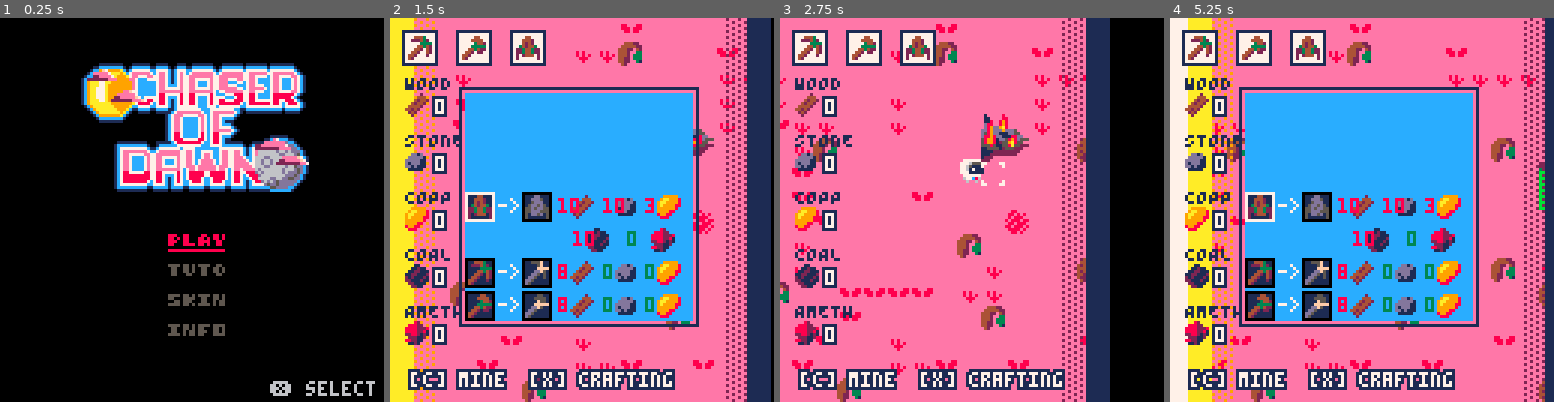
Above: before the commit, frames 1-4 (left to right).
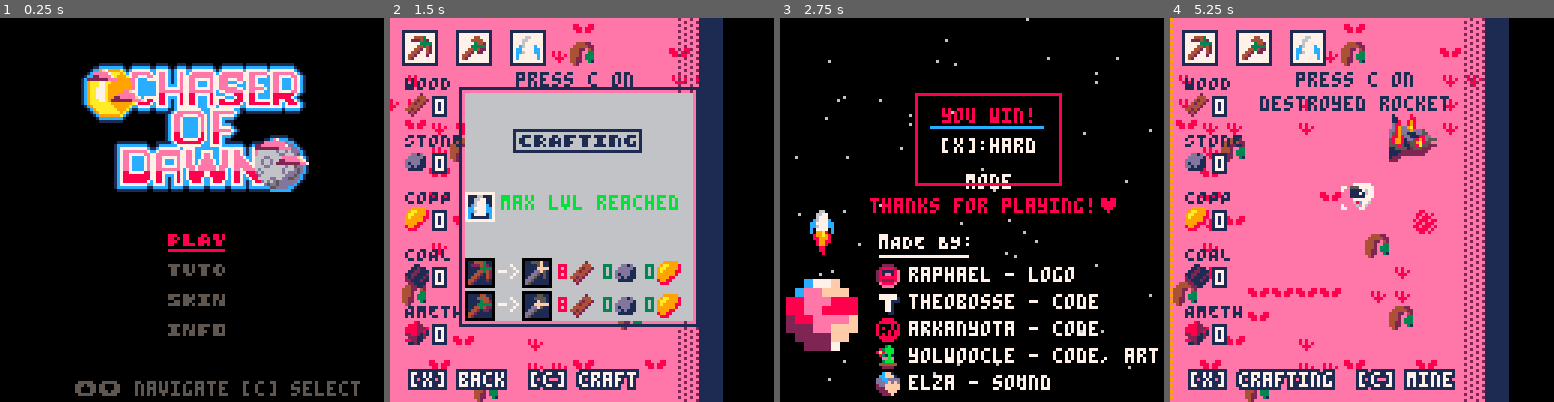
Above: after the commit, the same moments.

Repository: ARKANYOTA/ludumdare47
Game: PICO-8 cartridge arkanv1.p8
The game is run twice, just before and just after one commit, with the same random seed, the same clock (stepped at 60 frames per second) and the same inputs.
Inputs (mouse positions are in pixels of both pictures, inside the frame that each line leads up to):
- Up to frame 1 (0.25 s): no input
- Up to frame 2 (1.5 s): tap X (X key) at 0.33, 1.07 s; click (670, 121) at 0.67 s; tap O (Z key) at 0.7 s; click (436, 267) at 1.22 s
- Up to frame 3 (2.75 s): hold Right 1.6-2.1 s; tap O (Z key) at 1.7, 2.1, 2.5 s; click (887, 114) at 1.77 s; tap X (X key) at 1.85 s; hold Up 2.15-2.42 s; click (952, 259) at 2.32 s; hold Right from 2.47 s (still down)
- Up to frame 4 (5.25 s): click (1404, 106) at 2.87 s; tap O (Z key) every 0.4 s from 2.9 to 4.9 s; tap X (X key) at 2.97, 4.08, 5.2 s; release Right at 3.03 s; hold Left 3.08-3.58 s; click (1465, 256) at 3.42 s; hold Down 3.63-3.97 s; click (1231, 102) at 3.97 s; hold Right 4.02-4.68 s; click (1292, 248) at 4.52 s; hold Up 4.73-5.03 s; click (1354, 94) at 5.07 s; hold Left from 5.08 s (still down)

The runs differ from the first frame. In frame 1, 1.5% of the frame differs, in the area x 19-98%, y 94-99%; in frame 2, 61%; in frame 3, 85%, in the area x 0-99%, y 0-100%; in frame 4, 69%.

Commit message:
sounds

Diff:
--- a/arkanv1.p8
+++ b/arkanv1.p8
@@ -17,8 +17,8 @@
 --pos
 cux=0
 cuy=0
-x = 64
-y = 63
+x = 80
+y = 40
 rot=2
 sprt=1
 mt=0
@@ -45,13 +45,15 @@
 p=1
 --hache(axe)
 a=1
-f=1
+f=5
 pmax = 3
 amax = 3
 fmax = 4
 inv={w=0,s=0,i=0,c=0,m=0}
 open=false
 mine=0
+
+stars={}
 --requied item
 req={
 	p={
@@ -79,6 +81,11 @@
 --init update
 function _init()
  poke(0x5f2d,1)
+ --stars
+ nbstars=rnd(30)+50
+ for i=0,nbstars do
+ 	add(stars,{x=rnd(147),y=rnd(127)})
+ end
 end
 
 function _update60()
@@ -100,11 +107,11 @@
 		block=mget(cux\8,cuy\8)
 		if mt>0 then
 		 if clock%10==0 then
-		 	if(block==80)sfx(8)
-		 	if(block==81)sfx(8)
-		 	if(block==82)sfx(8)
-		 	if(block==83)sfx(8)
-		 	if(block==84)sfx(8)
+		 	if(block==80)sfx(rnd({6,8}))
+		 	if(block==81)sfx(rnd({4,6}))
+		 	if(block==82)sfx(rnd({4,6}))
+		 	if(block==83)sfx(rnd({4,6}))
+		 	if(block==84)sfx(rnd({4,6}))
 		 end
 		end
 
@@ -128,7 +135,7 @@
 			end
 		end
 
-  --hot and cold zones
+		--hot and cold zones
 		if clock%10==0 then
 			safex+=1
 		end
@@ -215,6 +222,7 @@
 		if btn(🅾️) and
 		f==5 then
 			if isfuse(mat) then
+					sfx(10)
 			  finish=true
 			end
 	 end
@@ -246,26 +254,37 @@
   else
     fc-=0.4
   end
-  spr(104,cx+10,fc)
-  sspr(120,56,8,8,cx+2,cy+87,24,24)
+
+		--win stars
+		for s in all(stars) do
+			pset(s.x+cx,s.y,6)
+		end
+		--win rocket
+  spr(105,cx+10,fc)
+  spr(rnd({119,120,121}),cx+10,fc+7)
+  sspr(120,48,8,8,cx+2,cy+87,24,24)
   color(8)
   print("you win!",cx+54,cy+30)
+  print("")
+  print("thanks for playing!♥",30+cx,60)
   color(7)
-  print("press [x]",cx+52,cy+40)
-  rect(cx+45,cy+25,cx+93,cy+50,8)
+  print("[x]:hard",cx+54,cy+40)
+  print("")
+  print("  mode")
+  rect(cx+45,cy+25,cx+93,cy+55,8)
 	 rectfill(cx+50,cy+36,cx+87,cy+36,12)
 
 	 color(7)
- print("mADE BY:",33,72)
- line(33,79,62,79)
+ printui("mADE BY:",33,72)
+ line(33+cx,79,62+cx,79)
  for i=0,4 do
- 	spr(i+123,32,82+i*9)
+ 	spr(i+123,32+cx,82+i*9)
  end
- print("raphael - logo",43,83)
- print("theobosse - code",43,92)
- print("arkanyota - code",43,101)
- print("yolwoocle - code, art",43,110)
- print("elza - sound",43,119)
+ printui("raphael - logo",43,83)
+ printui("theobosse - code",43,92)
+ printui("arkanyota - code",43,101)
+ printui("yolwoocle - code, art",43,110)
+ printui("elza - sound",43,119)
 
 	 --restart
 	 if btn(❎) then
@@ -328,14 +347,15 @@
 		end
 
 		color(7)
-		textc="mine"
+		if(open)textc="craft";textx="back"
+		if(not open)textc="mine";textx="crafting"
 		for ix=-1,1 do
 			for iy=-1,1 do
 				color(1)
-				printui("[c] mine  [x] crafting",7+ix,118+iy,1)
+				printui("[x] "..textx.."  [c] "..textc,7+ix,118+iy,1)
 			end
 		end
-		printui("[c] mine  [x] crafting",7,118)
+		printui("[x] "..textx.."  [c] "..textc,7,118)
 		--inventory
 		--func invsee page 6
 		rect(4+cx,4,15+cx,15,1)
@@ -349,6 +369,11 @@
 		rect(51+cx,4,40+cx,15,1)
 		rectfill(50+cx,5,41+cx,14,7)
 		spr(100+f,42+cx,6)
+
+		if f==5 then
+		  printui("press c on",42,18,1)
+		  printui("destroyed rocket",30,26,1)
+		end
 
 		if open then invsee() end
 
@@ -504,17 +529,18 @@
 
 --detect if it's rocket
 function isfuse(mat)
-  for i=74,80 do
+		retu=false
+  for i=74,79 do
     if mat==i then
-      return true
+      retu= true
     end
   end
-  for i=90,96 do
+  for i=90,95 do
     if mat==i then
-      return true
+      retu= true
     end
   end
-  return false
+  return retu
 end
 
 -->8
@@ -527,9 +553,18 @@
 function upmenu()
 	--btn control
 
- if btnp(⬇️) and (not showcred)then intmenu +=1 end
- if btnp(⬆️) and (not showcred)then intmenu -=1 end
+ if btnp(⬇️) and (not showcred)
+ and (not tuto)then
+ 	intmenu +=1
+ 	sfx(1)
+ end
+ if btnp(⬆️) and (not showcred)
+ and (not tuto)then
+		intmenu -=1
+		sfx(1)
+	end
  if btnp(❎) or btnp(🅾️) then
+ 	sfx(3)
   if intmenu%4==0 then
   	if(not showtuto)menu=false
  		showtuto=false
@@ -544,8 +579,14 @@
  	end
  end
  if intmenu%4==2 then
-  if btnp(⬅️) then sp =(sp+1)%3 end
-  if btnp(➡️) then sp =(sp-1)%3 end
+  if btnp(⬅️) then
+  	sp =(sp+1)%3
+  	sfx(3)
+  end
+  if btnp(➡️)or btnp(🅾️)or btnp(❎) then
+  	sp =(sp-1)%3
+  	sfx(3)
+  end
 -- 	if btnp(⬅️) then sp =sp+1 end
 -- 	if btnp(➡️) then sp =sp-1 end
 	end
@@ -558,8 +599,8 @@
 function drmenu()
 	--logo
 	spr(166,23,10,10,6)
-
-	print("❎ select",90,121)
+	color(5)
+	print("⬆️⬇️ navigate [c] select",25,121)
 	--affiche
 	if intmenu%4==0 then
  	spr(131,56,70, 3,1)
@@ -589,8 +630,8 @@
 	 color(7)
 	 print("mADE BY:",3,72)
 	 line(3,80-1,32,80-1)
-	 for i=0,3 do
-	 	spr(i+124,3,90+i*9)
+	 for i=0,4 do
+	 	spr(i+123,3,82+i*9)
 	 end
 	 print("raphael - logo",14,83)
 	 print("theobosse - code",14,92)
@@ -609,25 +650,25 @@
  	print(" move",zx+0, zy+12)
  	--print("",zx+10, zy+20)
 
- 	print("[c] mine",zx+40, zy+2)
- 	print("[x] creating",zx+40, zy+10)
+ 	print("[c] mine/select",zx+40, zy+2)
+ 	print("[x] crafting",zx+40, zy+10)
  	print("your spaceship just crashed.",6,28)
  	print("")
  	print("repair your rocket and escape! ")
  	print(" ")
  	color(8)
  	print("but be careful, day and night")
- 	print("kills you.")
+ 	print("will kill you.")
  	color(7)
  	print(" ")
- 	print("you can do a rotation around")
- 	print("the planet. some items will")
- 	print("turn into others in the")
- 	print("sunlight.")
+ 	print("some items will turn into")
+ 	print("others in the sunlight.")
  	print("")
- 	print("❎ continue")
- 	print("  ")
- 	print("")
+ 	color(6)
+ 	print("[c] continue")
+ 	print(" ")
+ 	rectfill(48,92,80,124,14)
+ 	spr(74,56,100,2,2)
  end
 
 
@@ -719,7 +760,7 @@
 
 
 -->8
---hotbar
+--hotbar inventory
 function drawhotbar()
  for i=1,5 do
  	spr(95+i,cx+5,25+(i-1)*19)
@@ -758,15 +799,18 @@
 	end
 end
 
+--inventory
 function invsee()
 
 	rectfill(
 		cx+25,cy+25,
-		cx+100,cy+100,12)
+		cx+100,cy+100,6)
 	rect(
 		cx+23,cy+23,
 		cx+102,cy+102,1)
 
+	spr(114,43+cx,35,5,1)
+	rect(41+cx,37,83+cx,44,1)
 
 
 	 --fusee
@@ -936,9 +980,11 @@
     open=false
   end
   if btnp(⬆️) then
+  		sfx(1)
     sobj= (sobj-1)%3
   end
   if btnp(⬇️) then
+  		sfx(1)
     sobj= (sobj+1)%3
   end
 
@@ -949,6 +995,7 @@
  	 		 not (inv.w < req.f.w[f]) and
 	 	 	 not (inv.s < req.f.s[f]) and
  	  	 not (inv.i < req.f.i[f]) then
+ 			sfx(3)
  			inv.w -= req.f.w[f]
  			inv.s -= req.f.s[f]
  			inv.i -= req.f.i[f]
@@ -966,6 +1013,7 @@
  			inv.s -= req.p.s[p]
  			inv.i -= req.p.i[p]
  			p+=1
+ 			sfx(3)
  		end
  	end
 
@@ -978,6 +1026,7 @@
  			inv.s -= req.a.s[a]
  			inv.i -= req.a.i[a]
  			a+=1
+ 			sfx(3)
  		end
  	end
 
@@ -1192,22 +1371,35 @@
 4141414141404141424141414141414140414141414141414151414141414141414141514141414041414141414141414151414141414141414141414140404141414141414141414141414141404141414141414141414141414141404041414141414141414141414141414141414141424141414041414141414141414141
 4141414140414141424240414140414141414141414141414141414141414141414141404141414141414141414140414141414141414141414141404141414141414141414141414141414141414041414141414141534141414141404141414141414141414141414141414141414141414141404141414141414141414141
 4141414141415041414141414141414141414141414141414141414141414141414142424141414141414141414141414141414141414141414141404141414141414141414141414141414141414040414141414141414141414141414141414141415341414141414141414141414141414141414141414141414141414141
-…(19 lines of a section not shown)…
+0000000000000000000000000000000000000000000000000000000000000000000000000000000000000000000000000000000000000000000000000000000000000000000000000000000000000000000000000000000000000000000000000000000000000000000000000000000000000000000000000000000000000000
+0000000000000000000000000000000000000000000000000000000000000000000000000000000000000000000000000000000000000000000000000000000000000000000000000000000000000000000000000000000000000000000000000000000000000000000000000000000000000000000000000000000000000000
+0000000000000000000000000000000000000000000000000000000000000000000000000000000000000000000000000000000000000000000000000000000000000000000000000000000000000000000000000000000000000000000000000000000000000000000000000000000000000000000000000000000000000000
+0000000000000000000000000000000000000000000000000000000000000000000000000000000000000000000000000000000000000000000000000000000000000000000000000000000000000000000000000000000000000000000000000000000000000000000000000000000000000000000000000000000000000000
+0000000000000000000000000000000000000000000000000000000000000000000000000000000000000000000000000000000000000000000000000000000000000000000000000000000000000000000000000000000000000000000000000000000000000000000000000000000000000000000000000000000000000000
+0000000000000000000000000000000000000000000000000000000000000000000000000000000000000000000000000000000000000000000000000000000000000000000000000000000000000000000000000000000000000000000000000000000000000000000000000000000000000000000000000000000000000000
+0000000000000000000000000000000000000000000000000000000000000000000000000000000000000000000000000000000000000000000000000000000000000000000000000000000000000000000000000000000000000000000000000000000000000000000000000000000000000000000000000000000000000000
+0000000000000000000000000000000000000000000000000000000000000000000000000000000000000000000000000000000000000000000000000000000000000000000000000000000000000000000000000000000000000000000000000000000000000000000000000000000000000000000000000000000000000000
+0000000000000000000000000000000000000000000000000000000000000000000000000000000000000000000000000000000000000000000000000000000000000000000000000000000000000000000000000000000000000000000000000000000000000000000000000000000000000000000000000000000000000000
+0000000000000000000000000000000000000000000000000000000000000000000000000000000000000000000000000000000000000000000000000000000000000000000000000000000000000000000000000000000000000000000000000000000000000000000000000000000000000000000000000000000000000000
+0000000000000000000000000000000000000000000000000000000000000000000000000000000000000000000000000000000000000000000000000000000000000000000000000000000000000000000000000000000000000000000000000000000000000000000000000000000000000000000000000000000000000000
+000000000000004a4b0000000000000000000000000000000000000000000000000000000000000000000000000000000000000000000000000000000000000000000000000000000000000000000000000000000000000000000000000000000000000000000000000000000000000000000000000000000000000000000000
+000000000000005a5b0000000000000000000000000000000000000000000000000000000000000000000000000000000000000000000000000000000000000000000000000000000000000000000000000000000000000000000000000000000000000000000000000000000000000000000000000000000000000000000000
+…(19 lines of a section not shown)…
Not shown, changed: 146 lines of the sprite sheet (__gfx__) section of arkanv1.p8
Not shown, changed: the thumbnail (__label__) section of arkanv1.p8
Not shown, changed: the sound effects (__sfx__) section of arkanv1.p8
Not shown, added: dawngame_html.zip
